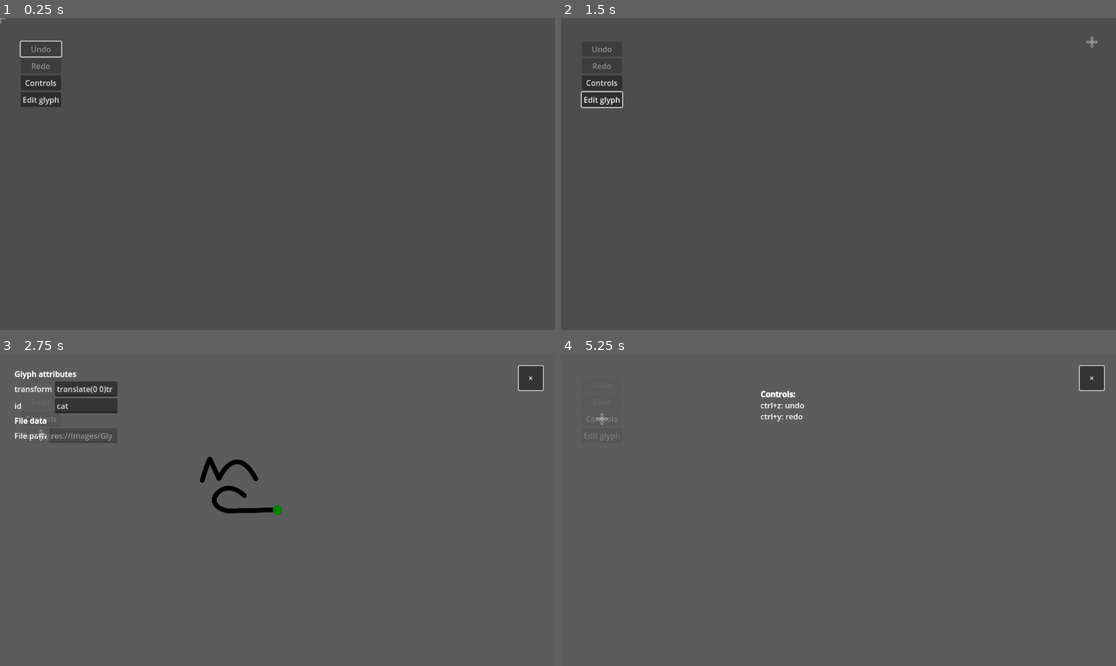
Above: before the commit, frames 1-4 (two rows, left to right).
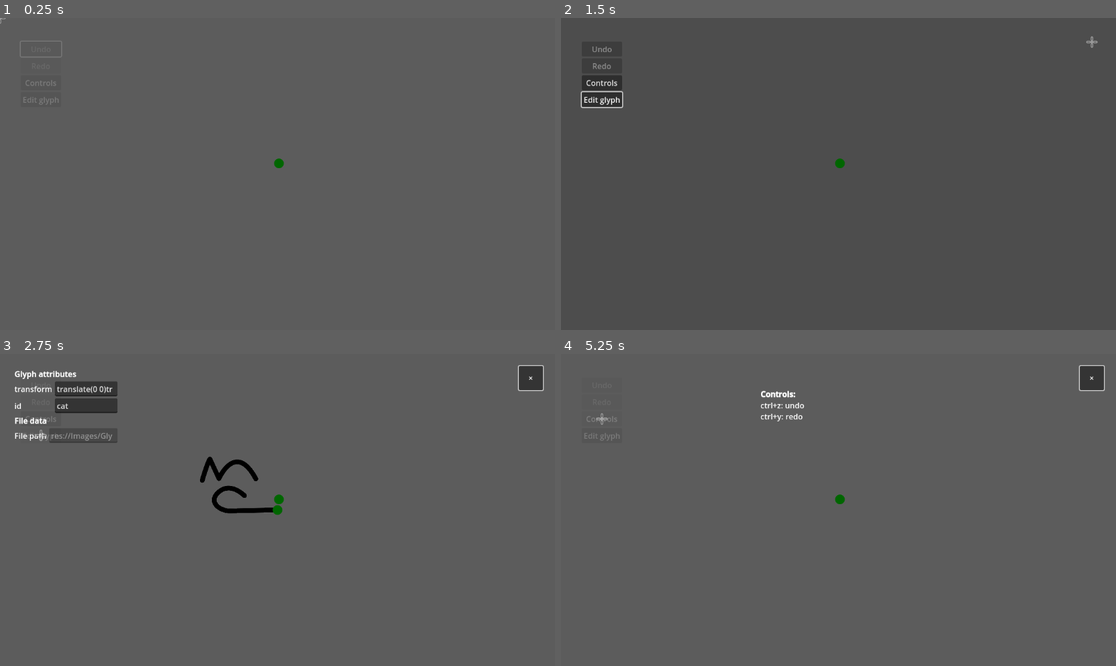
Above: after the commit, the same moments.

Repository: Ists-Cilveks/UNLWS-Renderer
Game: Godot game, scene res://Scripts/unlws_editor.tscn
Two runs of this game, one before a commit and one after it. Both use one fixed random seed, a clock stepped at 60 frames per second and the inputs below.
Inputs:
- Up to frame 1 (0.25 s): no input
- Up to frame 2 (1.5 s): click "Edit glyph" at 0.5 s; click "×" at 1.25 s
- Up to frame 3 (2.75 s): click "Edit glyph" at 2 s
- Up to frame 4 (5.25 s): click "×" at 2.75 s; click "Edit glyph" at 3.5 s; click "×" at 4.25 s; click "Controls" at 5 s

The runs differ from the first frame. In frame 1, 1.4% of the frame differs, in the area x 3-52%, y 7-49%; in frame 2, less than 0.1%; in frame 3, less than 0.1%; in frame 4, less than 0.1%.

Commit message:
Add hover style to binding points Working towards the ability to edit BPs by dragging them etc.

Diff:
--- a/Images/Icons/Binding Points/default.svg
+++ b/Images/Icons/Binding Points/default.svg
@@ -1,3 +1,3 @@
 <svg viewBox="0 0 50 50" xmlns="http://www.w3.org/2000/svg">
-  <circle cx="25" cy="25" r="25" style="fill:green;" />
+  <circle cx="25" cy="25" r="25" style="fill:white;" />
 </svg>
--- a/Scripts/Glyphs/BindingPoint.gd
+++ b/Scripts/Glyphs/BindingPoint.gd
@@ -2,6 +2,12 @@
 
 var bp_name = ""
 var dict = {}
+
+var editing_enabled = false
+var mouse_hovering = false
+
+func _ready():
+	$Sprite.modulate = Global_Colors.binding_point["default"]
 
 func _init(init_dict = {}):
 	init(init_dict)
@@ -22,3 +28,31 @@
 
 func set_attribute(key, value):
 	dict[key] = value
+
+
+func set_editing_mode(enabled):
+	if editing_enabled == enabled: return
+	editing_enabled = enabled
+	update_style()
+
+
+func update_style():
+	var color_name = "default"
+	if editing_enabled:
+		color_name = "editable"
+		if mouse_hovering:
+			color_name = "hover_editable"
+	elif mouse_hovering:
+		color_name = "hover"
+	$Sprite.modulate = Global_Colors.binding_point[color_name]
+
+
+func _on_drag_area_mouse_entered():
+	print("asdfasdf")
+	mouse_hovering = true
+	update_style()
+
+
+func _on_drag_area_mouse_exited():
+	mouse_hovering = false
+	update_style()
--- a/Scripts/Glyphs/GlyphInstance.gd
+++ b/Scripts/Glyphs/GlyphInstance.gd
@@ -17,6 +17,9 @@
 var sprite_node
 
 var base_rotation
+
+var binding_point_visibility = true
+var editing_enabled = false
 
 @warning_ignore("shadowed_variable", "shadowed_variable_base_class")
 func _init(glyph_type = null, focus_bp_name = null, position = Vector2(), rotation = 0):
@@ -139,3 +142,12 @@
 
 func restore_from_dict(dict):
 	init(dict["glyph_type"], dict["focus_bp_name"], dict["position"], dict["rotation"], dict["id"])
+
+
+func set_binding_point_visibility(enabled):
+	binding_point_visibility = enabled
+	bp_container_node.set_visibility(enabled)
+
+func set_editing_mode(enabled):
+	editing_enabled = enabled
+	bp_container_node.set_editing_mode(enabled)
--- a/Scripts/Glyphs/binding_point.tscn
+++ b/Scripts/Glyphs/binding_point.tscn
@@ -1,7 +1,10 @@
-[gd_scene load_steps=3 format=3 uid="uid://b744yx6d1y0pg"]
+[gd_scene load_steps=4 format=3 uid="uid://b744yx6d1y0pg"]
 
 [ext_resource type="Script" path="res://Scripts/Glyphs/BindingPoint.gd" id="1_lbg86"]
 [ext_resource type="Texture2D" uid="uid://c43mngk2xy2ls" path="res://Images/Icons/Binding Points/default.svg" id="2_8g0ro"]
+
+[sub_resource type="CircleShape2D" id="CircleShape2D_7s0vq"]
+radius = 1.0
 
 [node name="BindingPoint" type="Node2D"]
 script = ExtResource("1_lbg86")
@@ -9,3 +12,11 @@
 [node name="Sprite" type="Sprite2D" parent="."]
 scale = Vector2(0.04, 0.04)
 texture = ExtResource("2_8g0ro")
+
+[node name="DragArea" type="Area2D" parent="."]
+
+[node name="CollisionCircle" type="CollisionShape2D" parent="DragArea"]
+shape = SubResource("CircleShape2D_7s0vq")
+
+[connection signal="mouse_entered" from="DragArea" to="." method="_on_drag_area_mouse_entered"]
+[connection signal="mouse_exited" from="DragArea" to="." method="_on_drag_area_mouse_exited"]
--- /dev/null
+++ b/Scripts/Glyphs/bp_container.gd
@@ -0,0 +1,11 @@
+extends Node2D
+
+func set_visibility(enabled):
+	if enabled:
+		show()
+	else:
+		hide()
+
+func set_editing_mode(enabled):
+	for child in get_children():
+		child.set_editing_mode(enabled)
--- a/Scripts/Glyphs/glyph_instance.tscn
+++ b/Scripts/Glyphs/glyph_instance.tscn
@@ -1,6 +1,7 @@
-[gd_scene load_steps=2 format=3 uid="uid://df0ydx8ai3kyt"]
+[gd_scene load_steps=3 format=3 uid="uid://df0ydx8ai3kyt"]
 
 [ext_resource type="Script" path="res://Scripts/Glyphs/GlyphInstance.gd" id="1_6tv1s"]
+[ext_resource type="Script" path="res://Scripts/Glyphs/bp_container.gd" id="2_ke144"]
 
 [node name="GlyphInstance" type="Node2D"]
 scale = Vector2(10, 10)
@@ -13,3 +14,4 @@
 centered = false
 
 [node name="BPContainer" type="Node2D" parent="FocusedOnBP"]
+script = ExtResource("2_ke144")
--- a/Scripts/Popups/GlyphContainer.gd
+++ b/Scripts/Popups/GlyphContainer.gd
@@ -8,9 +8,15 @@
 
 func init(new_instance):
 	glyph_instance = new_instance
-	assert(len(get_children()) == 0)
+	#assert(len(get_children()) == 0)
 	add_child(glyph_instance)
 
+	update_binding_points()
 
 func _on_container_glyph_instance_set(new_instance):
 	init(new_instance)
+
+
+func update_binding_points():
+	pass
+	# TODO: how to do this?
--- a/Scripts/UI/ui_layer.tscn
+++ b/Scripts/UI/ui_layer.tscn
@@ -11,6 +11,7 @@
 [ext_resource type="Script" path="res://Scripts/Popups/edit_glyph_button.gd" id="6_g0okt"]
 [ext_resource type="Script" path="res://Scripts/UI/redo_button.gd" id="6_lcx2g"]
 [ext_resource type="Script" path="res://Scripts/Popups/popup_container.gd" id="7_rdghn"]
+[ext_resource type="PackedScene" uid="uid://b744yx6d1y0pg" path="res://Scripts/Glyphs/binding_point.tscn" id="12_cqd03"]
 
 [node name="UILayer" type="CanvasLayer"]
 script = ExtResource("1_yd5ga")
@@ -66,15 +67,20 @@
 script = ExtResource("3_xfvli")
 
 [node name="PopupContainer" type="ColorRect" parent="."]
-visible = false
 z_index = 14
 anchors_preset = 15
 anchor_right = 1.0
 anchor_bottom = 1.0
 grow_horizontal = 2
 grow_vertical = 2
+mouse_filter = 2
 color = Color(0.376471, 0.376471, 0.376471, 0.792157)
 script = ExtResource("7_rdghn")
+
+[node name="BindingPoint" parent="." instance=ExtResource("12_cqd03")]
+z_index = 100
+position = Vector2(579, 302)
+scale = Vector2(10, 10)
 
 [node name="Mouse" type="Node2D" parent="."]
 z_index = 100
--- /dev/null
+++ b/Styles/GlobalColors.gd
@@ -0,0 +1,8 @@
+extends Node
+
+var binding_point = {
+	"default": Color(0, 0.4, 0),
+	"hover": Color(0, 0.3, 0),
+	"editable": Color(0.8, 0.8, 0),
+	"hover_editable": Color(0.5, 0.6, 0),
+}
--- a/project.godot
+++ b/project.godot
@@ -21,6 +21,7 @@
 Glyph_List="*res://Scripts/Globals/GlyphList.gd"
 Undo_Redo="*res://Scripts/Globals/UndoRedo.gd"
 Focus_Handler="*res://Scripts/Globals/FocusHandler.gd"
+Global_Colors="*res://Styles/GlobalColors.gd"
 
 [filesystem]
 
Not shown: 1 places in Scripts/UI/ui_layer.tscn that only renumber resources
